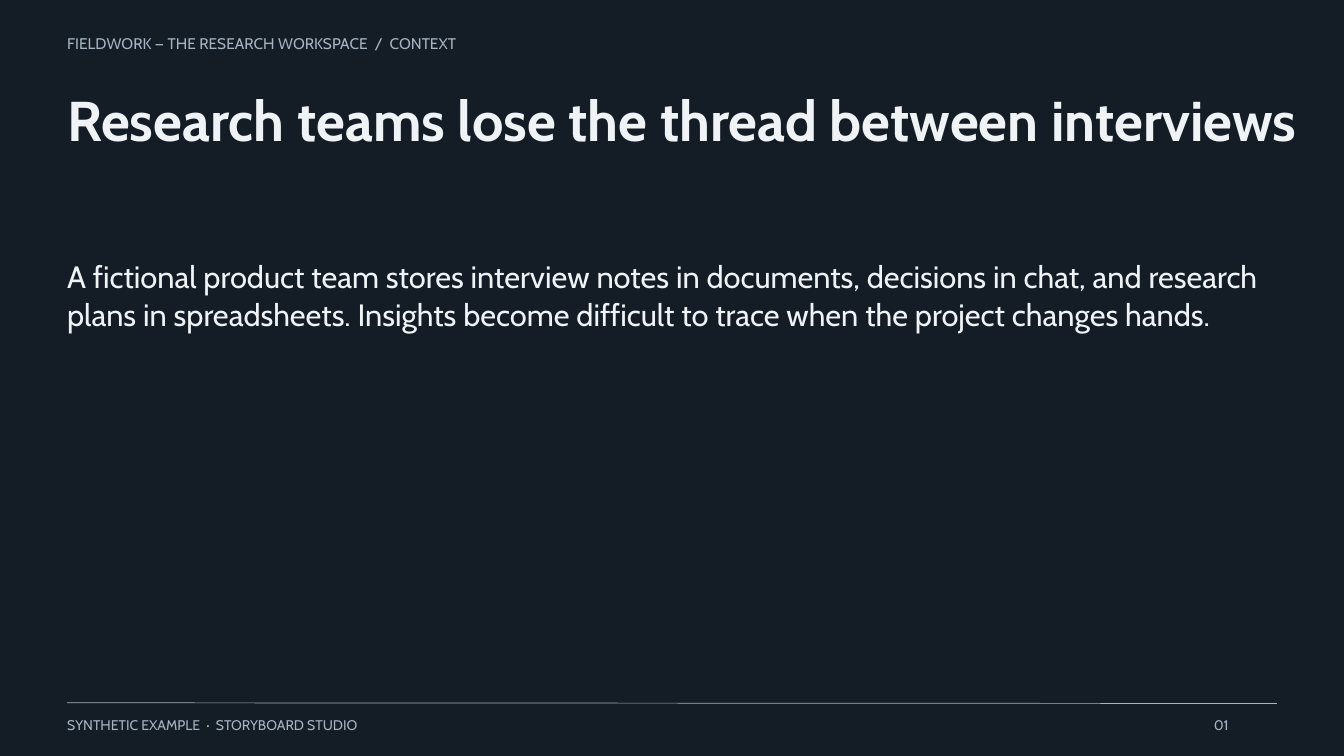
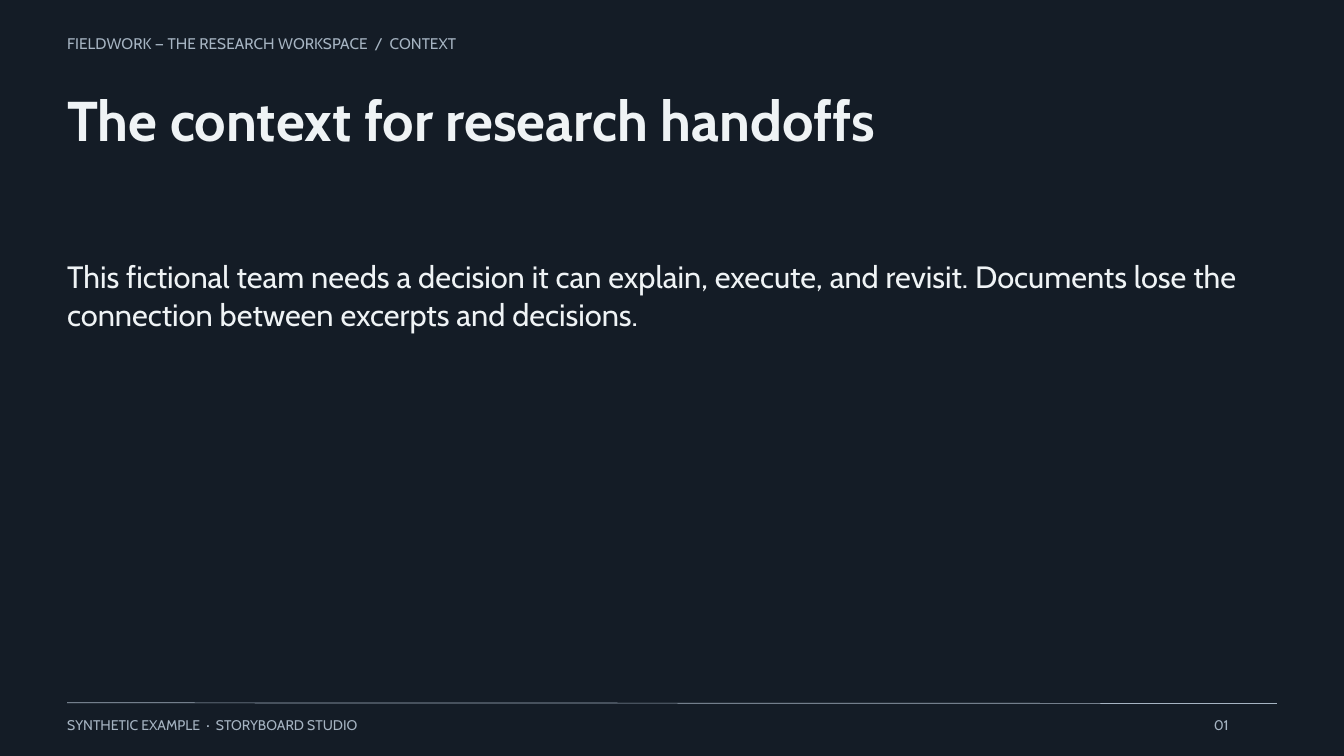
Before and after one commit to OthmaneBlial/Storyboard-Studio, a slide deck: slide 1 of gallery/native/startup-pitch/deck.pptx. Drawn at 1344x756 pixels with LibreOffice and Linux fonts; fonts in the diff are those of the drawing. Boxes give left, top, right and bottom in pixels: in the first picture for what was removed or moved away, otherwise in the second. Text is boxed around its words. In the diff, an @@ line names an element or a change of style, - is before the commit and + after.

```diff
--- a/gallery/native/startup-pitch/deck.pptx
+++ b/gallery/native/startup-pitch/deck.pptx
@@ text at (67,99,875,142): text changed @@
-Research teams lose the thread between interviews
+The context for research handoffs
@@ text at (67,265,1236,333): text changed @@
-A fictional product team stores interview notes in documents, decisions in chat, and research
-plans in spreadsheets. Insights become difficult to trace when the project changes hands.
+This fictional team needs a decision it can explain, execute, and revisit. Documents lose the
+connection between excerpts and decisions.
```
Also in this commit, not shown: 5 other slides changed, 3 slides added, 1 slide removed, 11 other files.
